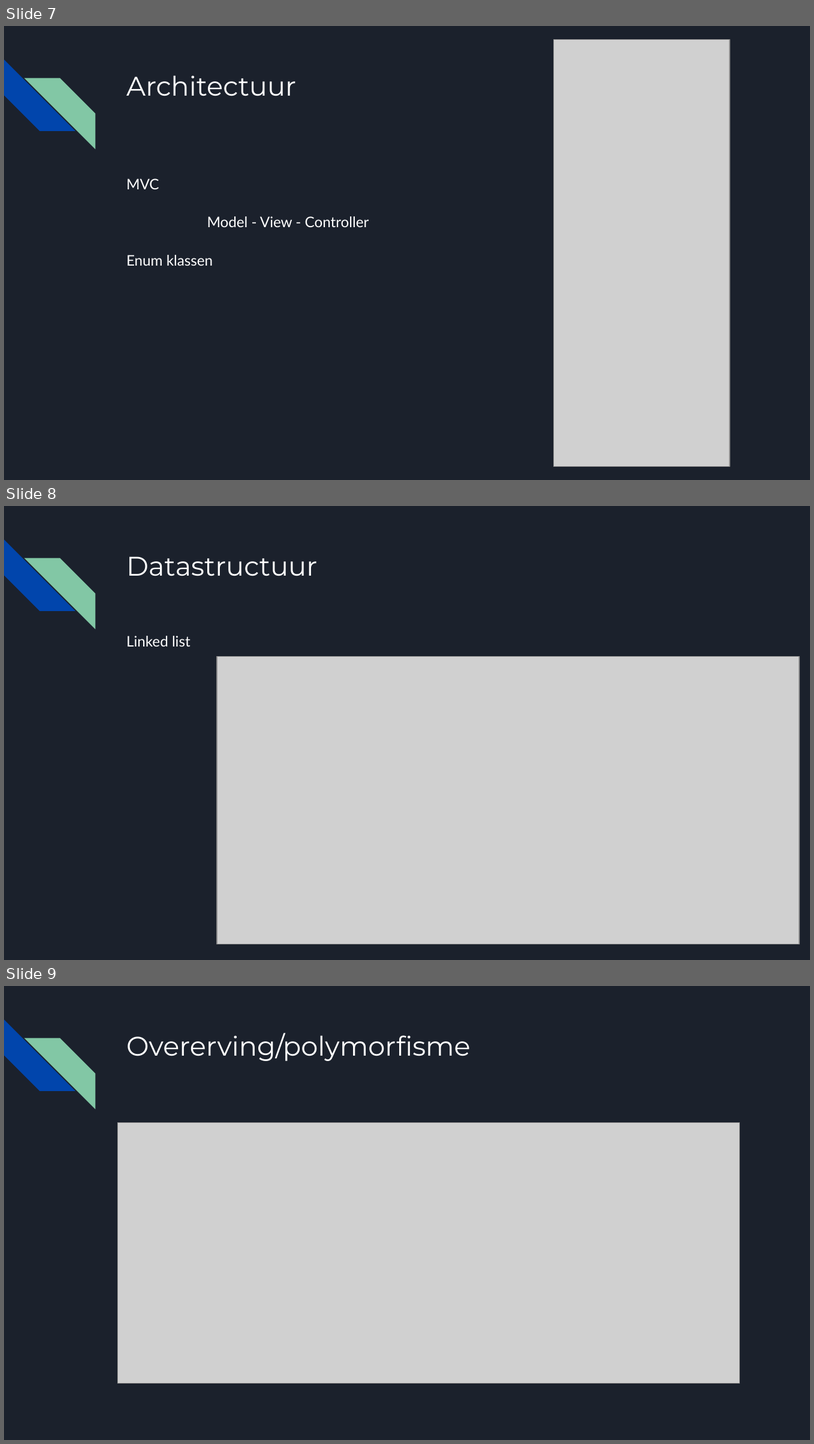
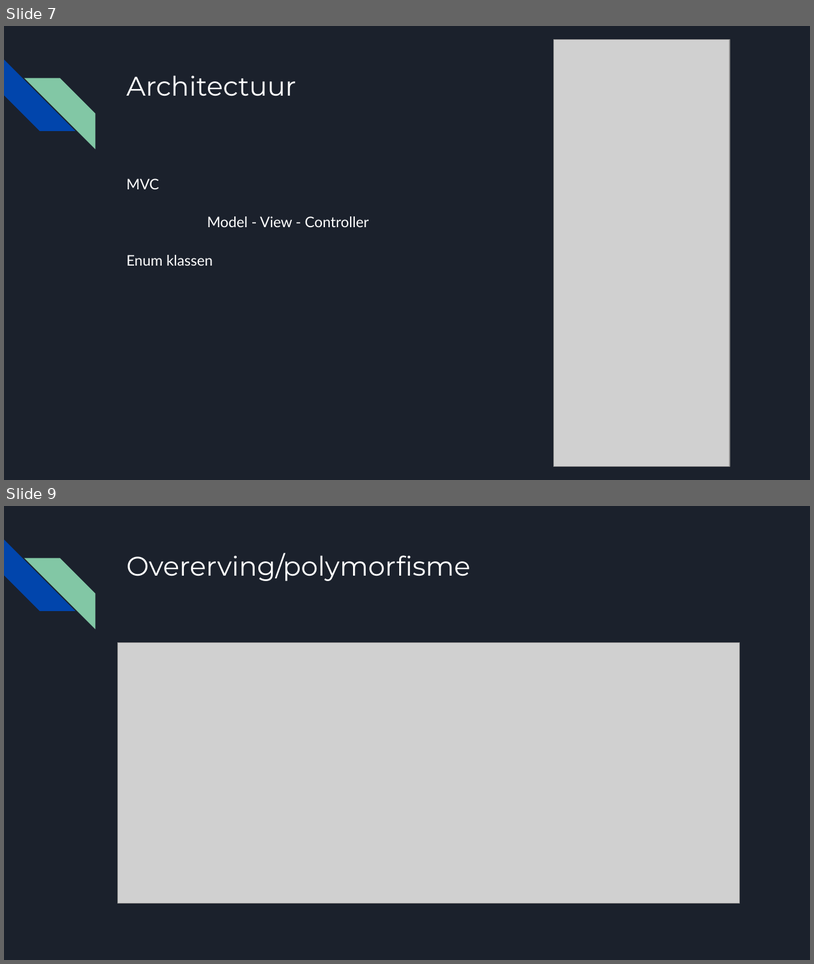
Before and after one commit to dirkvanherpen/BoulderDash2019, a slide deck: Boulder Dash.pptx. Shown one above the other, each under a label of ours: slides 7, 8 and 9 before the commit, slides 7 and 9 after it; the slides between them are not shown. The pictures are 814x1444 and 814x964 pixels, drawn with LibreOffice and Linux fonts; fonts in the diff are those of the drawing; grey boxes stand for pictures. Boxes give left, top, right and bottom in pixels: in the first picture for what was removed or moved away, otherwise in the second. Text is boxed around its words. In the diff, an @@ line names an element or a change of style, - is before the commit and + after.

Commit message:
pp

```diff
--- a/Boulder Dash.pptx
+++ b/Boulder Dash.pptx
@@ slide 8 removed at (4, 506, 810, 960), background #1B212C; not listed: 2 template elements that a slide beside it also shows @@
@@ title removed at (126, 556, 317, 576) @@
-Datastructuur
@@ text removed at (126, 636, 191, 646) @@
-Linked list
@@ picture removed at (217, 657, 800, 944) @@
```
Also in this commit, not shown: 1 slide added.
